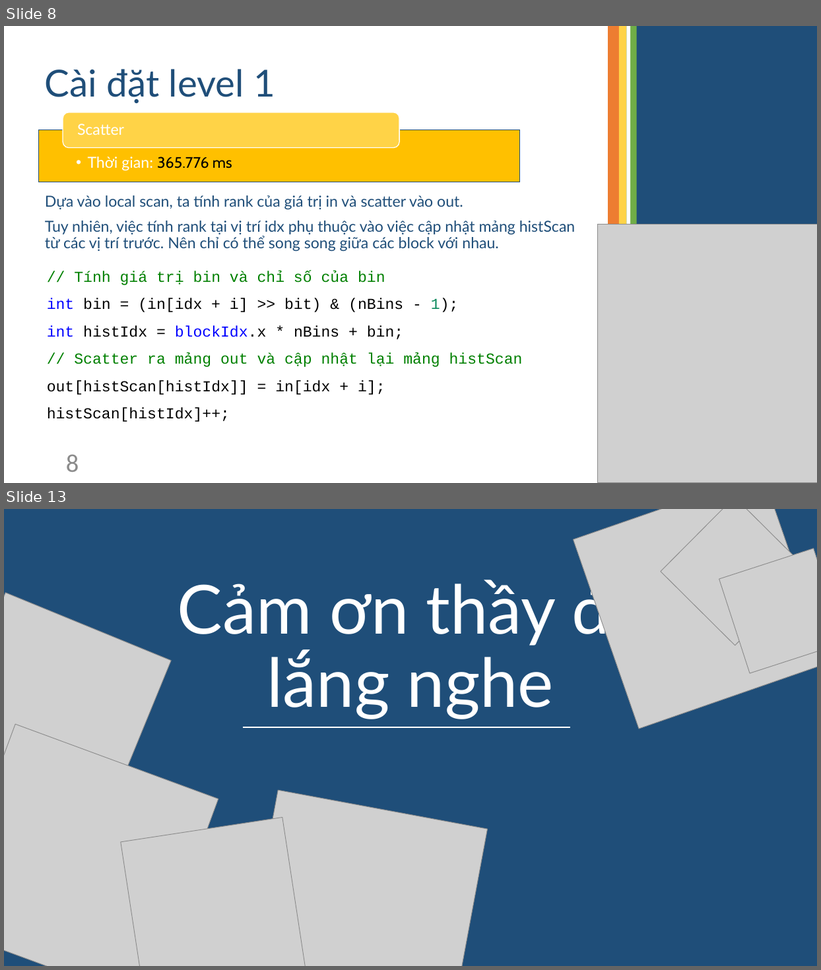
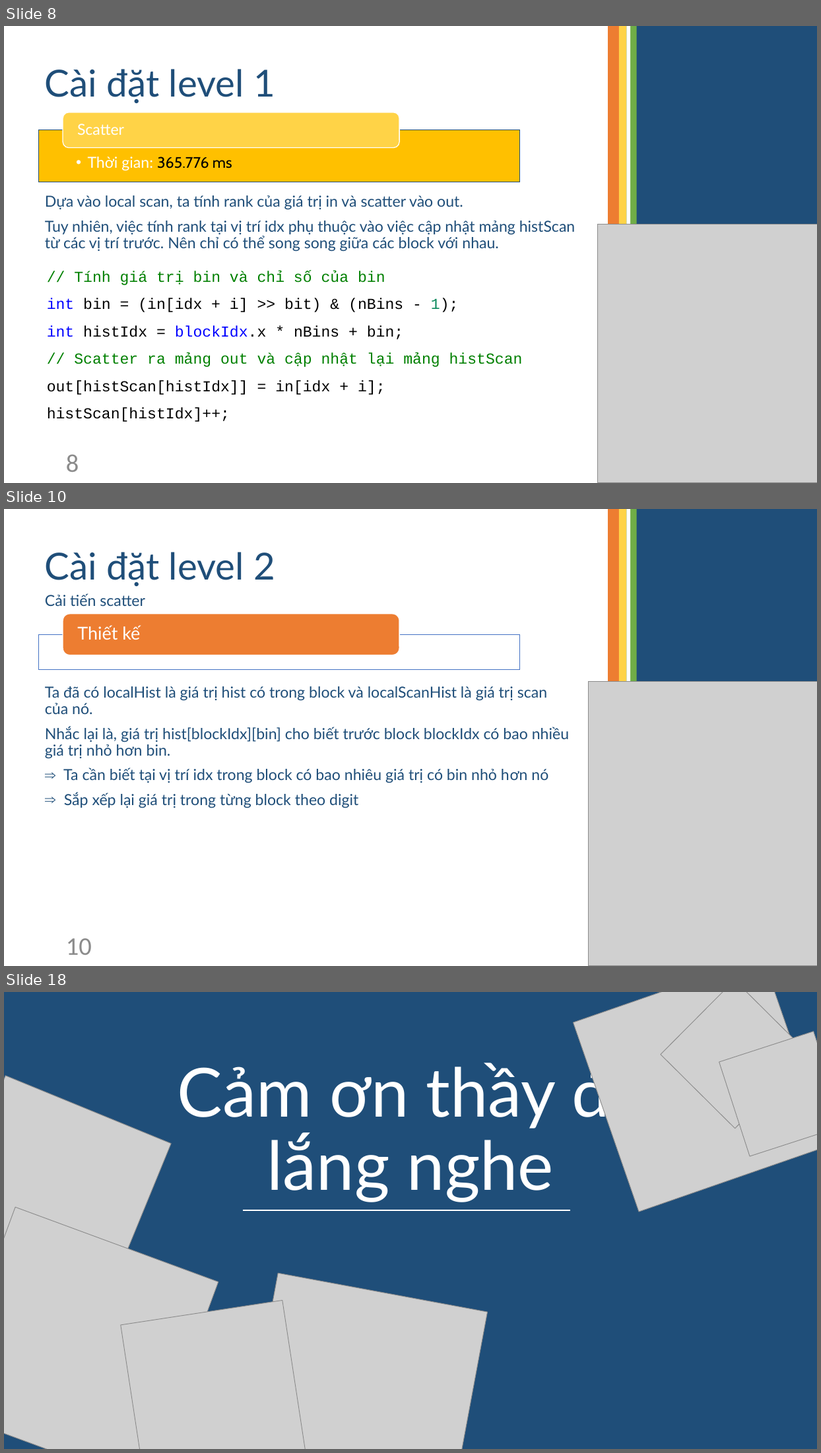
Before and after one commit to TruongNgocTai/GPU_finalProject, a slide deck: Radix Sort.pptx. Shown one above the other, each under a label of ours: slides 8 and 13 before the commit, slides 8, 10 and 18 after it; the slides between them are not shown. The pictures are 821x970 and 821x1453 pixels, drawn with LibreOffice and Linux fonts; fonts in the diff are those of the drawing; grey boxes stand for pictures. Boxes give left, top, right and bottom in pixels: in the first picture for what was removed or moved away, otherwise in the second. Text is boxed around its words. In the diff, an @@ line names an element or a change of style, - is before the commit and + after.

```diff
--- a/Radix Sort.pptx
+++ b/Radix Sort.pptx
@@ slide 10 added at [4, 509, 817, 966], background #FFFFFF @@
@@ title added at [45, 552, 275, 586], 44 pt, text #1F4E79 @@
+Cài đặt level 2
@@ text added at [45, 593, 145, 606], 18 pt, text #1F4E79 @@
+Cải tiến scatter
@@ rounded rectangle added at [63, 614, 399, 656], fill #ED7D31, outline #FFFFFF 1 pt @@
@@ text added at [77, 625, 140, 640], 21 pt, text #FFFFFF @@
+Thiết kế
@@ rectangle added at [39, 634, 520, 670], fill #FFFFFF at 90% opacity, outline #4472C4 1 pt @@
@@ text added at [45, 687, 569, 809], 18 pt, text #1F4E79 @@
+Ta đã có localHist là giá trị hist có trong block và localScanHist là giá trị scan của nó.
+Nhắc lại là, giá trị hist[blockIdx][bin] cho biết trước block blockIdx có bao nhiều giá trị nhỏ hơn bin.
+⇒ Ta cần biết tại vị trí idx trong block có bao nhiêu giá trị có bin nhỏ hơn nó
+⇒ Sắp xếp lại giá trị trong từng block theo digit
@@ group added at [588, 509, 817, 966]: 5 rectangles, 1 picture @@
@@ page number added at [66, 939, 92, 955], 30 pt, text #8C8C8C @@
+10
@@ what was slide 13 is now slide 18 @@
```
Also in this commit, not shown: 4 slides changed, 7 other slides added, 3 slides removed, 1 other file.
